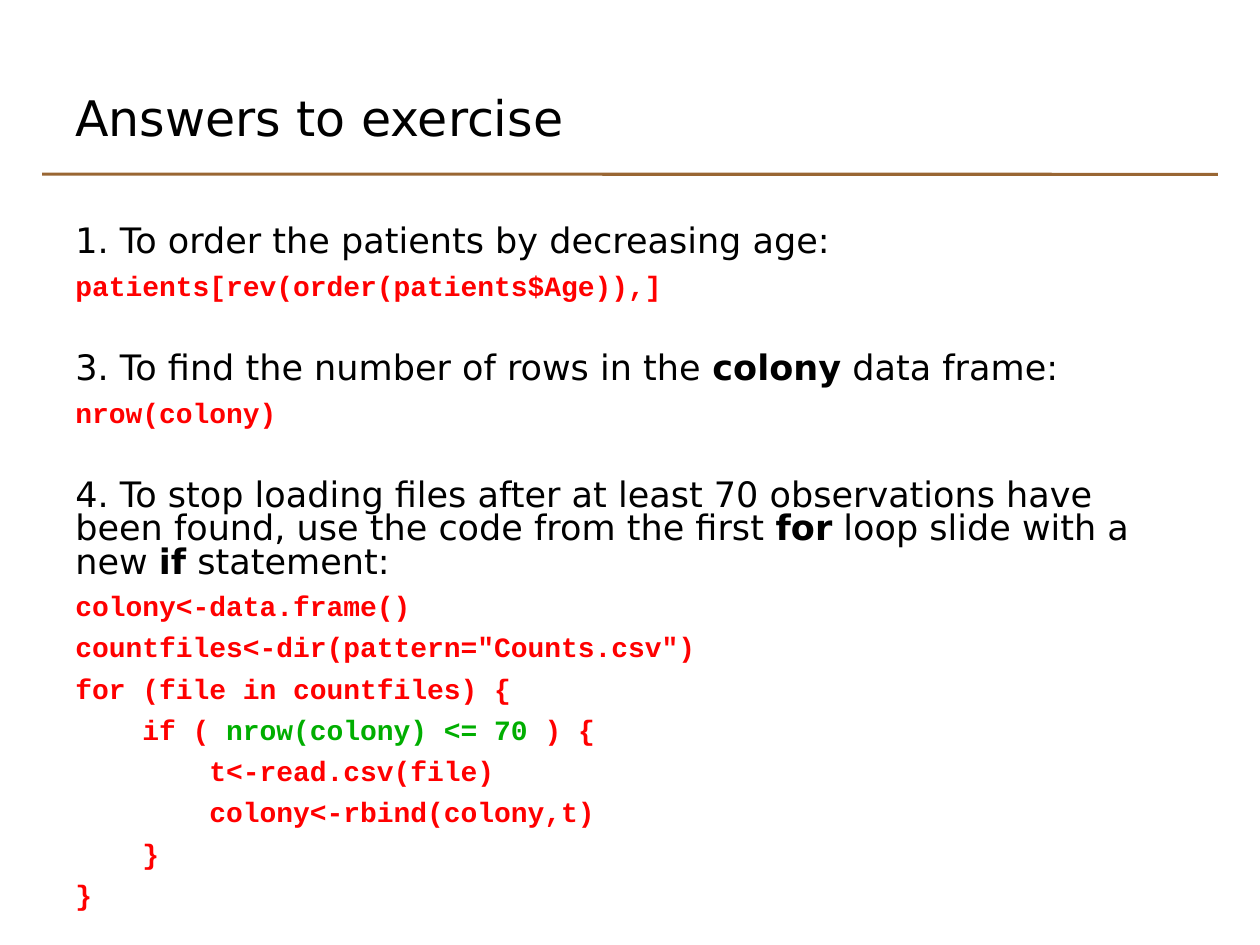
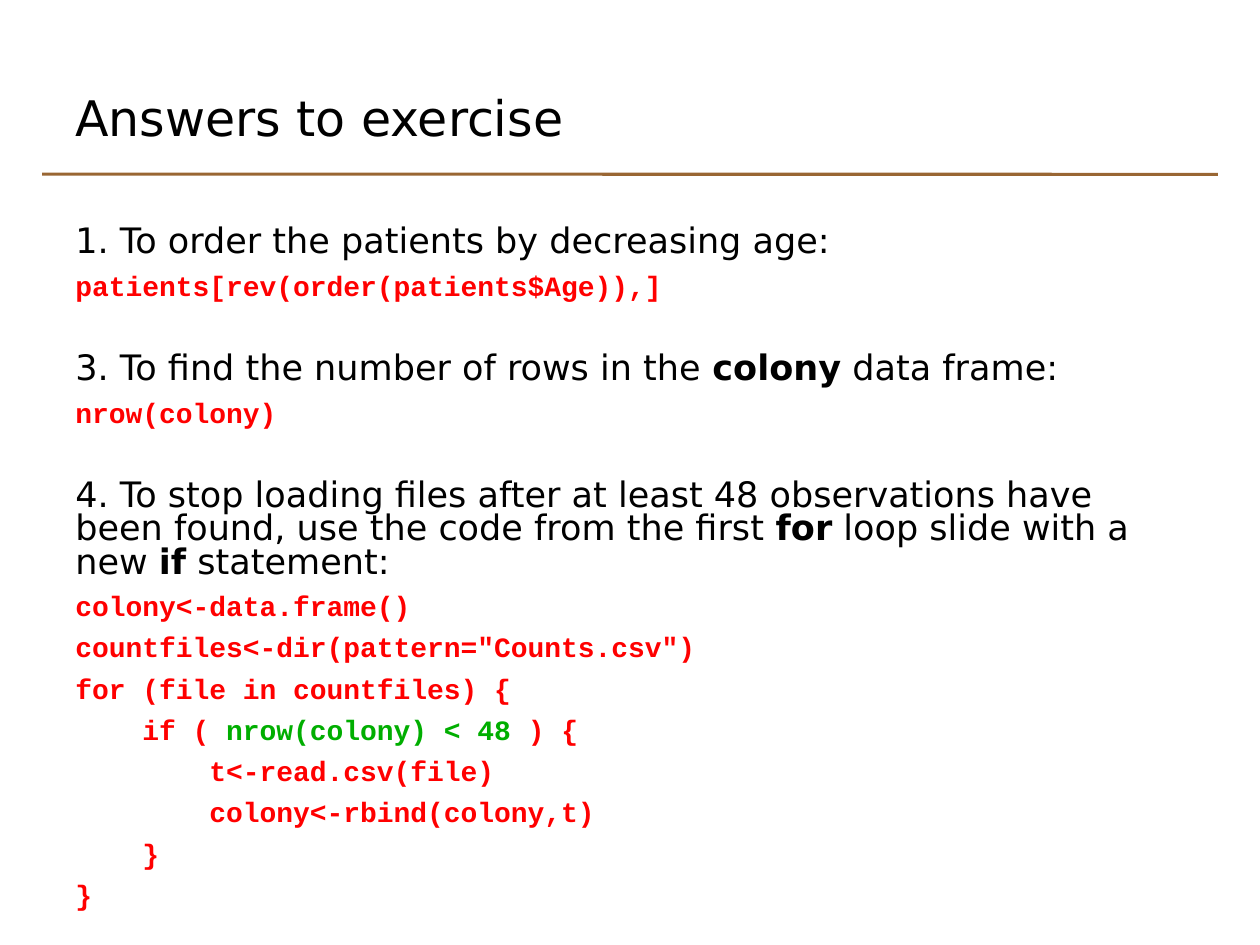
Before and after one commit to johnomics/basicr, a slide deck: slide 72 of Basic_R_Day_1_slides.odp (slide 71 before the commit). Drawn at 1260x945 pixels with LibreOffice and Linux fonts; fonts in the diff are those of the drawing. Boxes give left, top, right and bottom in pixels: in the first picture for what was removed or moved away, otherwise in the second. Text is boxed around its words. In the diff, an @@ line names an element or a change of style, - is before the commit and + after.

```diff
--- a/Basic_R_Day_1_slides.odp
+++ b/Basic_R_Day_1_slides.odp
@@ text at <box>75,480,1128,575</box>: text changed @@
-4. To stop loading files after at least 70 observations have been found, use the code from the first for loop slide with a new if statement:
+4. To stop loading files after at least 48 observations have been found, use the code from the first for loop slide with a new if statement:
@@ text at <box>142,720,510,746</box>: text changed @@
-if ( nrow(colony) <= 70 ) {
+if ( nrow(colony) < 48 ) {
```
Also in this commit, not shown: 11 other slides changed, 1 slide added, 39 other files.
